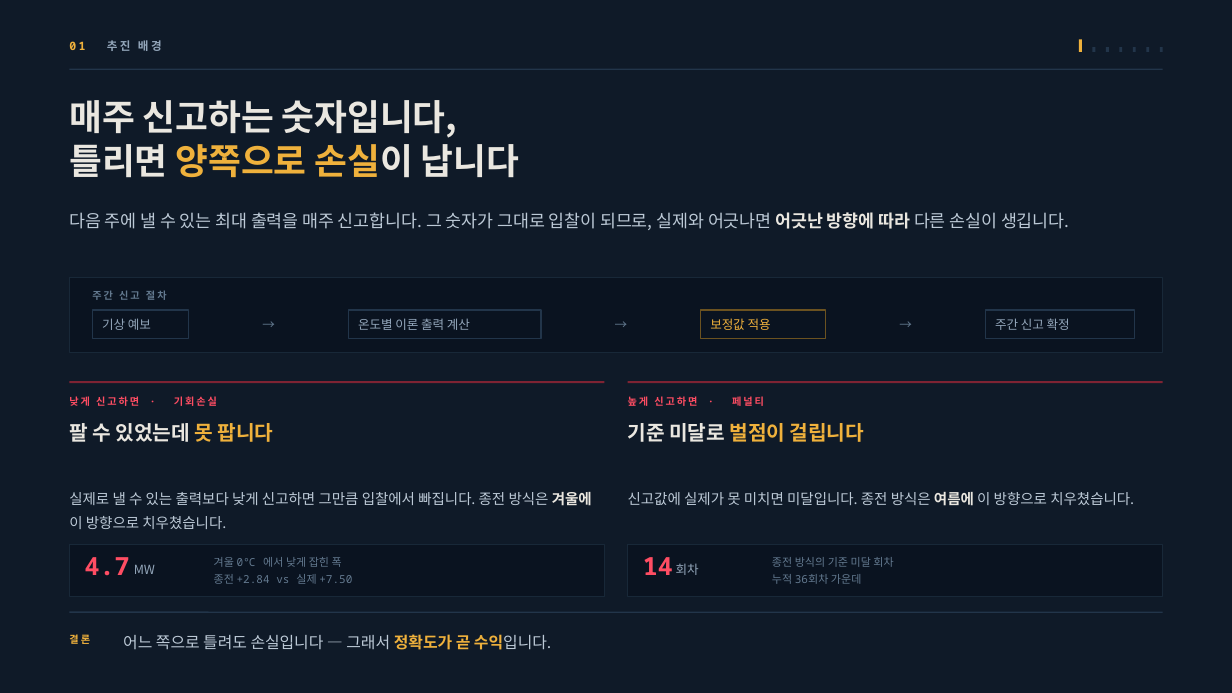
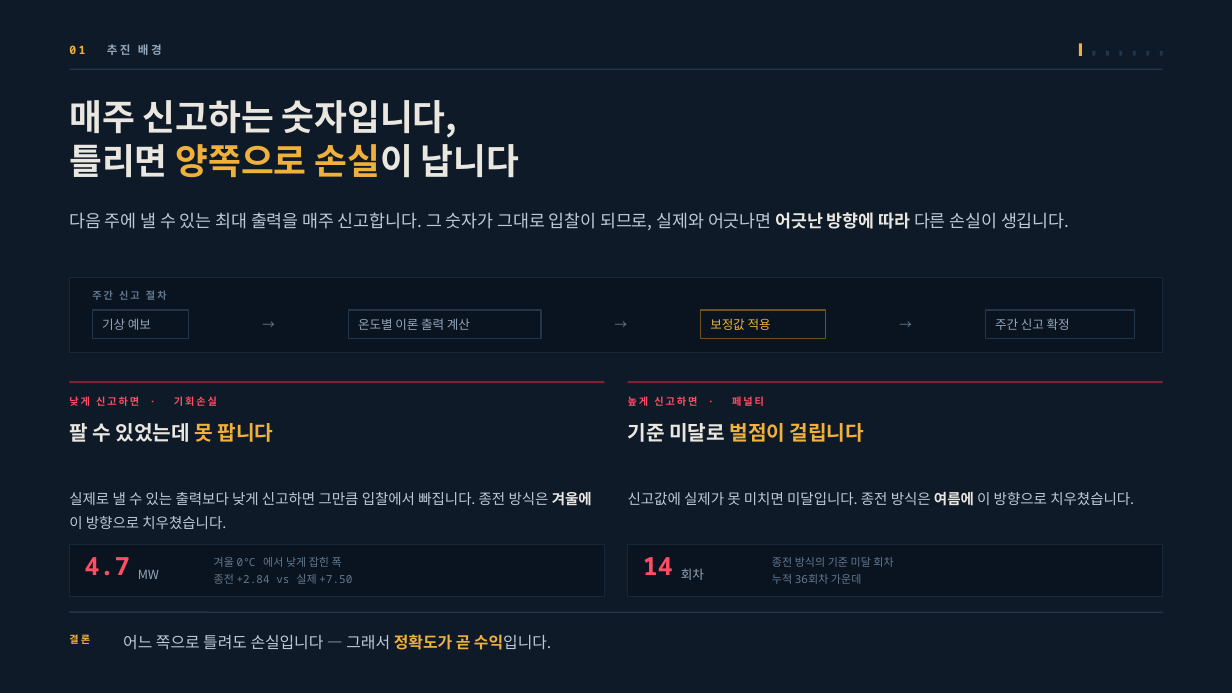
Before and after one commit to jooh-ai/Narae-AI, a slide deck: slide 3 of docs/ppt/위례_공급가능용량_최종발표.pptx. Drawn at 1232x693 pixels with LibreOffice and Linux fonts; fonts in the diff are those of the drawing. Boxes give left, top, right and bottom in pixels: in the first picture for what was removed or moved away, otherwise in the second. Text is boxed around its words. In the diff, an @@ line names an element or a change of style, - is before the commit and + after.

```diff
--- a/docs/ppt/위례_공급가능용량_최종발표.pptx
+++ b/docs/ppt/위례_공급가능용량_최종발표.pptx
@@ 6 rectangles, 1 text: place and size @@
-6 rectangles, 1 text at [69, 40, 1163, 52]
+6 rectangles, 1 text at [69, 44, 1163, 55]
@@ text "MW": place and size @@
-text "MW" at [134, 565, 155, 574]
+text "MW" at [138, 570, 159, 579]
@@ text "회차": place and size @@
-text "회차" at [676, 563, 699, 575]
+text "회차" at [681, 568, 704, 580]
```
Also in this commit, not shown: 14 other slides changed.
